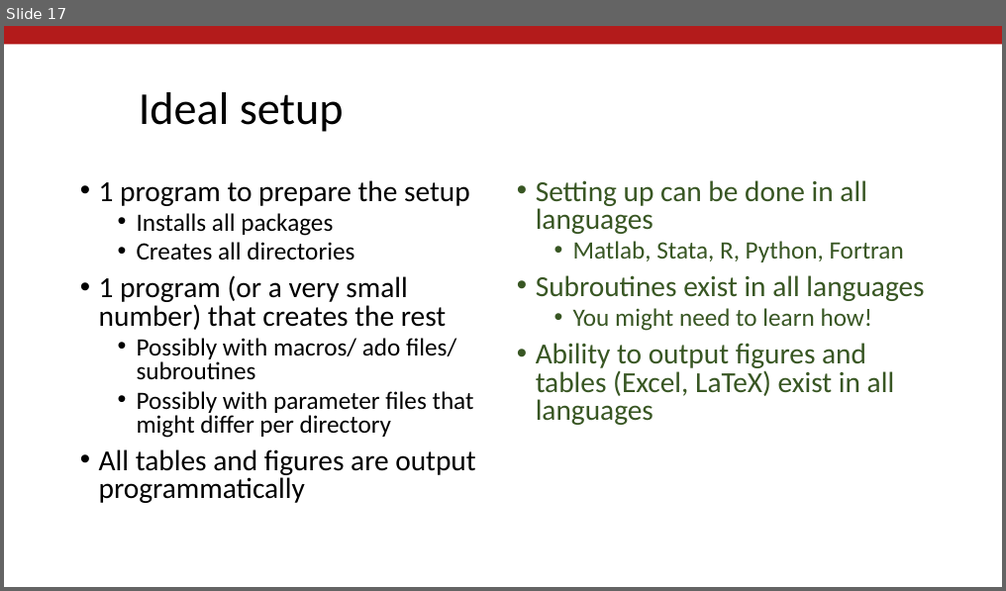
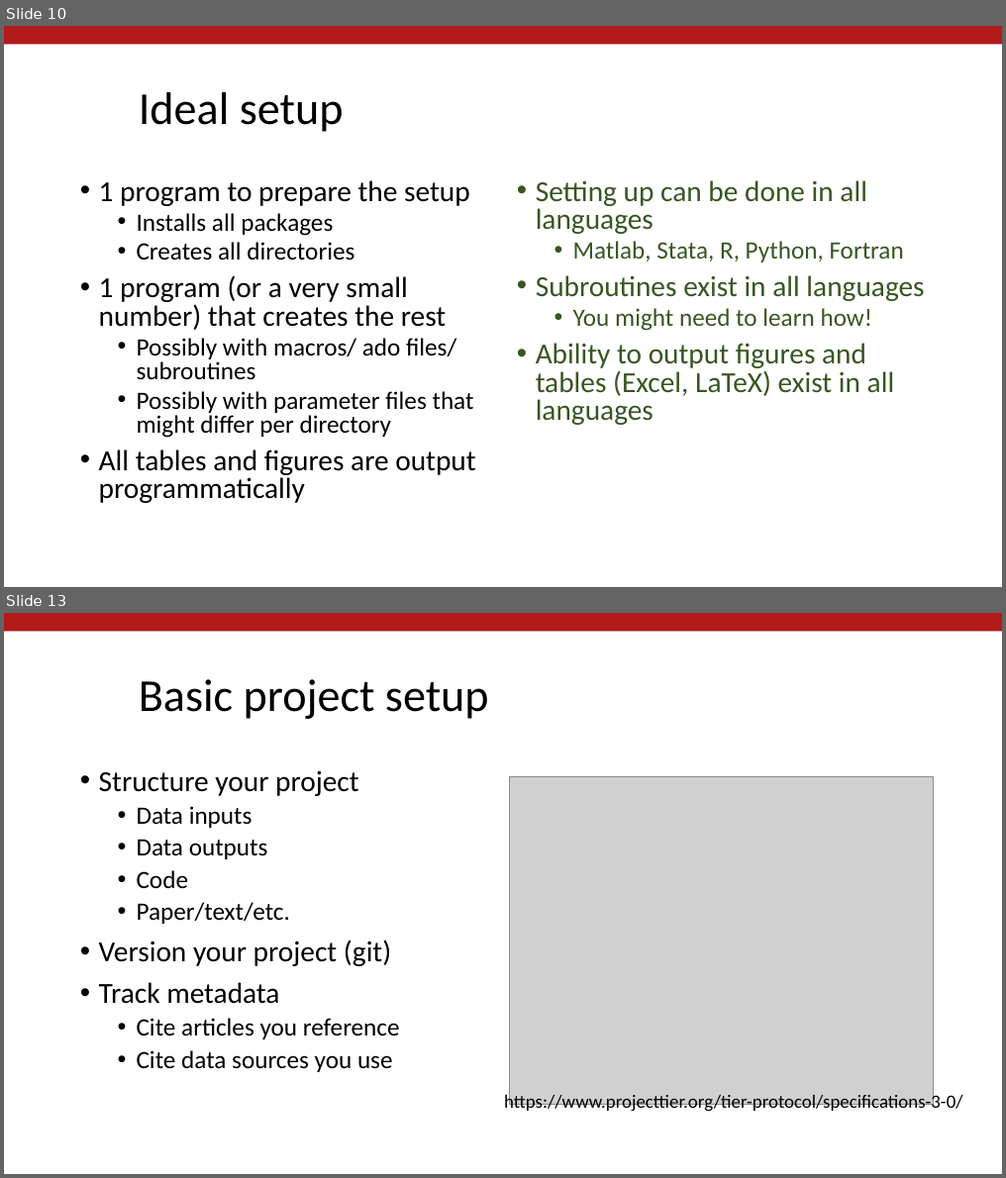
Before and after one commit to labordynamicsinstitute/day-of-data-2021, a slide deck: Vilhuber-Wasser-Day-of-Data-2021.pptx. Shown one above the other, each under a label of ours: slide 17 before the commit, slides 10 and 13 after it; the slides between them are not shown. The pictures are 1006x591 and 1006x1178 pixels, drawn with LibreOffice and Linux fonts; fonts in the diff are those of the drawing; grey boxes stand for pictures; background and template pictures are left out. Boxes give left, top, right and bottom in pixels: in the first picture for what was removed or moved away, otherwise in the second. Text is boxed around its words. In the diff, an @@ line names an element or a change of style, - is before the commit and + after.

```diff
--- a/Vilhuber-Wasser-Day-of-Data-2021.pptx
+++ b/Vilhuber-Wasser-Day-of-Data-2021.pptx
@@ slide 13 added at (x1=4, y1=613, x2=1002, y2=1174), background #FFFFFF; not listed: 1 template element that a slide beside it also shows @@
@@ title added at (x1=139, y1=679, x2=489, y2=719), 44 pt, text #000000 @@
+Basic project setup
@@ text added at (x1=99, y1=770, x2=400, y2=1072), 24 pt, text #000000 @@
+• Structure your project
+  • Data inputs
+  • Data outputs
+  • Code
+  • Paper/text/etc.
+• Version your project (git)
+• Track metadata
+  • Cite articles you reference
+  • Cite data sources you use
@@ picture added at (x1=509, y1=777, x2=934, y2=1105) @@
@@ text added at (x1=504, y1=1092, x2=963, y2=1113), 18 pt, text #000000 @@
+https://www.projecttier.org/tier-protocol/specifications-3-0/
@@ what was slide 17 is now slide 10 @@
```
Also in this commit, not shown: 3 slides changed, 27 other slides added, 2 other files.
